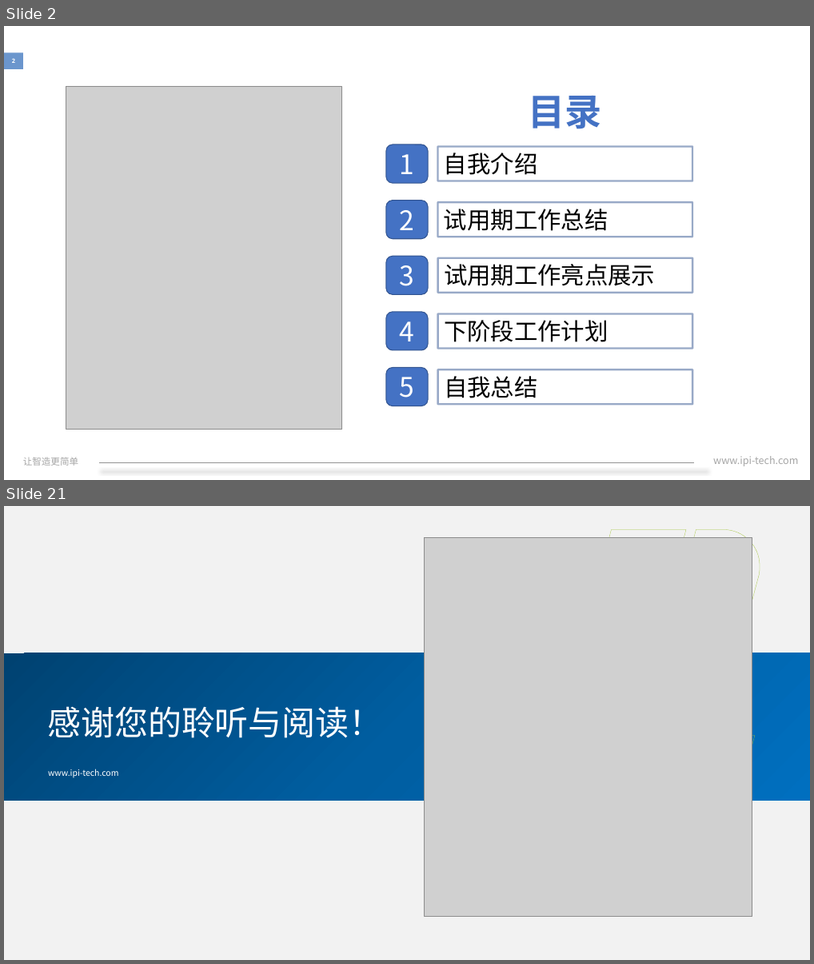
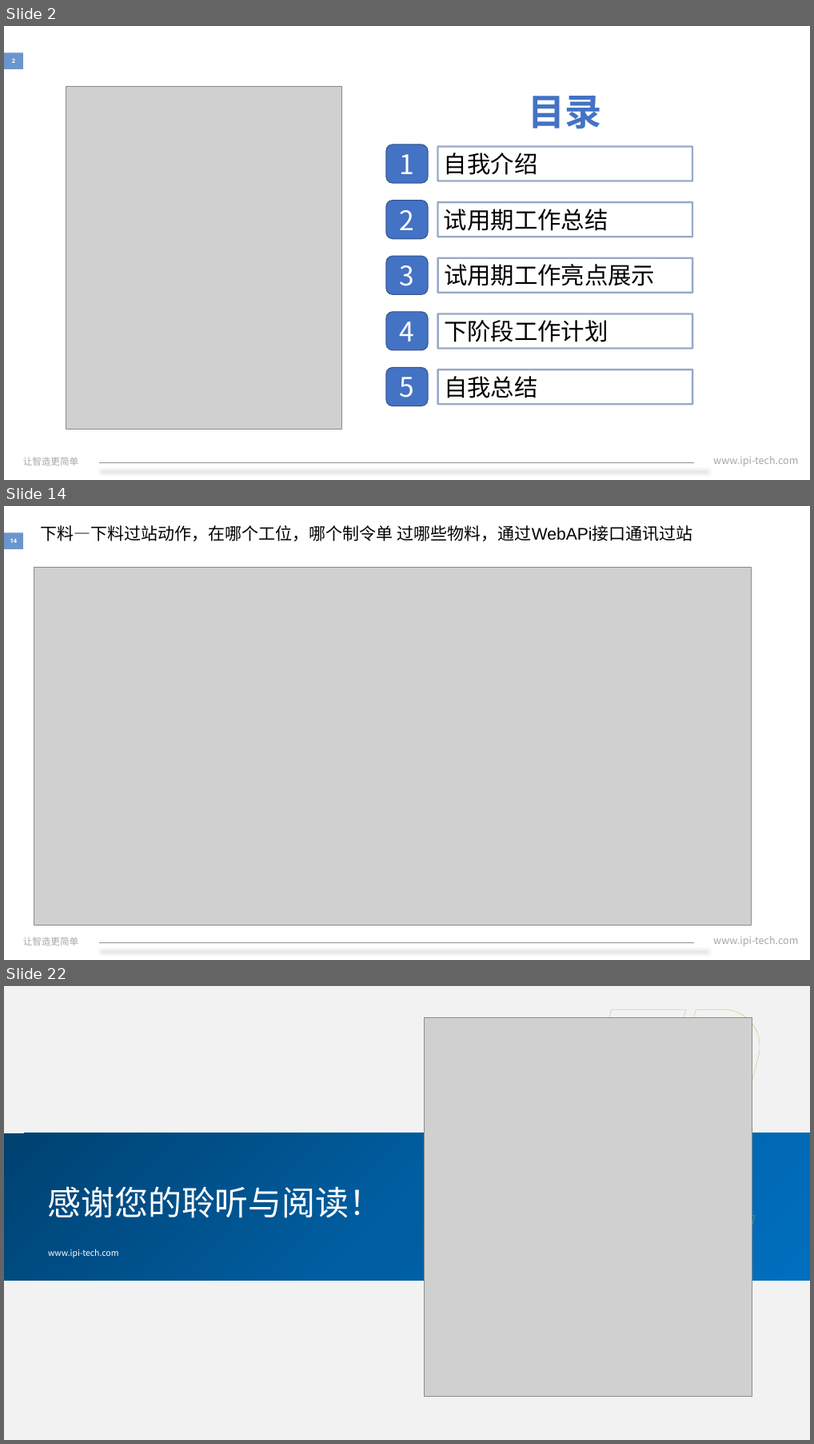
Before and after one commit to xiaozixiang/DocMent, a slide deck: IPI-HR-30-07A转正述职报告.pptx. Shown one above the other, each under a label of ours: slides 2 and 21 before the commit, slides 2, 14 and 22 after it; the slides between them are not shown. The pictures are 814x964 and 814x1444 pixels, drawn with LibreOffice and Linux fonts; fonts in the diff are those of the drawing; grey boxes stand for pictures; background and template pictures are left out. Boxes give left, top, right and bottom in pixels: in the first picture for what was removed or moved away, otherwise in the second. Text is boxed around its words. In the diff, an @@ line names an element or a change of style, - is before the commit and + after.

```diff
--- a/IPI-HR-30-07A转正述职报告.pptx
+++ b/IPI-HR-30-07A转正述职报告.pptx
@@ slide 14 added at (x1=4, y1=506, x2=810, y2=960), background #FFFFFF; not listed: 4 template elements that a slide beside it also shows @@
@@ text added at (x1=40, y1=525, x2=693, y2=541), 20 pt, text #000000 @@
+下料—下料过站动作，在哪个工位，哪个制令单 过哪些物料，通过WebAPi接口通讯过站
@@ picture added at (x1=34, y1=567, x2=752, y2=924) @@
@@ what was slide 21 is now slide 22 @@
```
Also in this commit, not shown: 15 slides changed, 3 other slides added, 3 slides removed.
